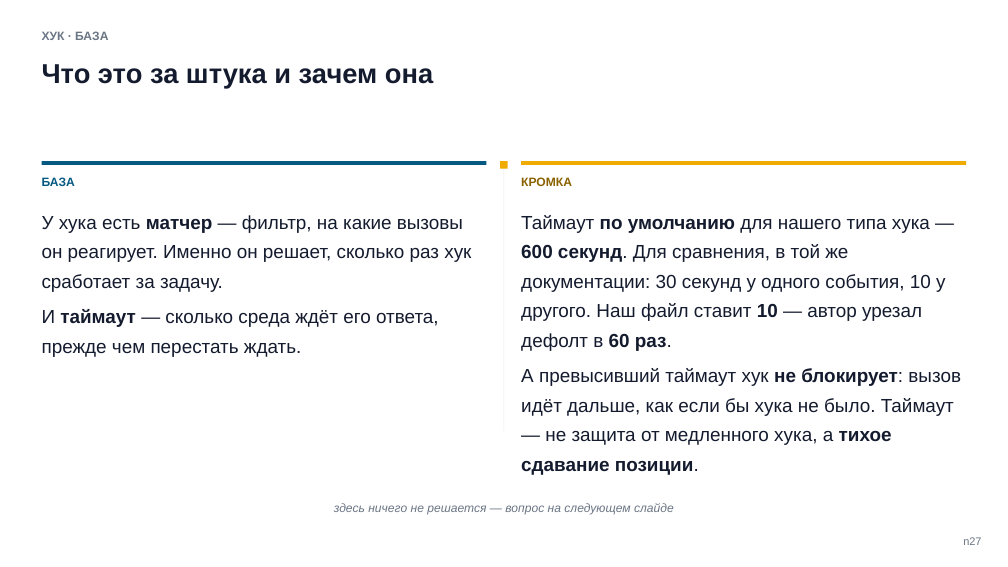
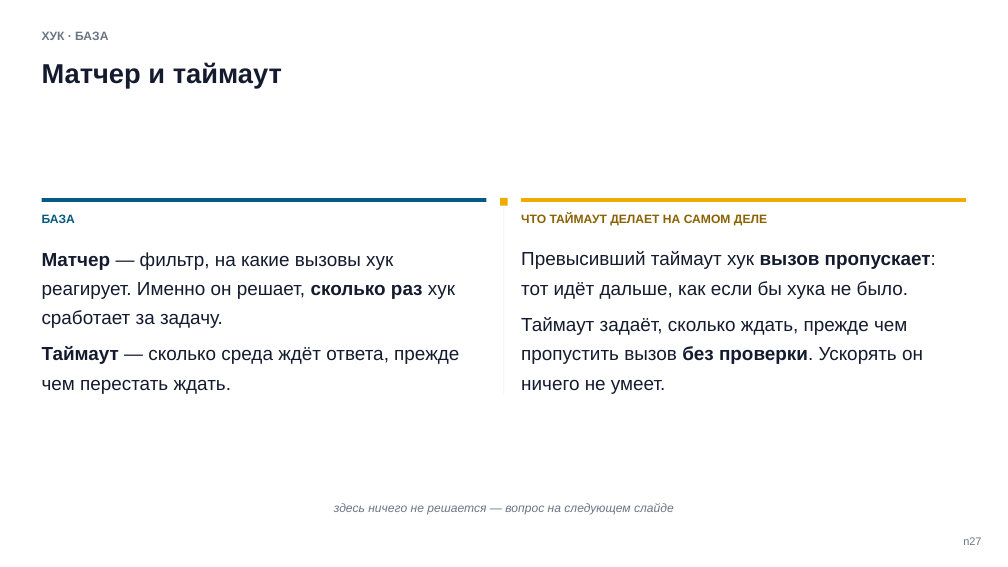
Before and after one commit to tellina-study/AI-usage-lessons, a slide deck: slide 27 of library/seminars/sem-05/rendered/sem-05-n.pptx. Drawn at 1008x567 pixels with LibreOffice and Linux fonts; fonts in the diff are those of the drawing. Boxes give left, top, right and bottom in pixels: in the first picture for what was removed or moved away, otherwise in the second. Text is boxed around its words. In the diff, an @@ line names an element or a change of style, - is before the commit and + after.

Commit message:
Хуки после прожарки: провал кейса 2 перенацелен на выбранную клетку, три Такта Б под норму, слово «кромка» снято, время перераспределено #211

```diff
--- a/library/seminars/sem-05/rendered/sem-05-n.pptx
+++ b/library/seminars/sem-05/rendered/sem-05-n.pptx
@@ text at <box>42,62,282,88</box>: text changed @@
-Что это за штука и зачем она
+Матчер и таймаут
@@ 3 rectangles, 1 text: place and size @@
-3 rectangles, 1 text at <box>42,161,966,186</box>
+3 rectangles, 1 text at <box>42,198,966,223</box>
@@ rectangle: place and size @@
-rectangle at <box>504,161,504,431</box>
+rectangle at <box>504,198,504,394</box>
@@ text at <box>521,213,767,225</box>: text changed @@
-КРОМКА
+ЧТО ТАЙМАУТ ДЕЛАЕТ НА САМОМ ДЕЛЕ
@@ text at <box>42,252,459,394</box>: text changed @@
-У хука есть матчер — фильтр, на какие вызовы он реагирует. Именно он решает, сколько раз хук сработает за задачу.
-И таймаут — сколько среда ждёт его ответа, прежде чем перестать ждать.
+Матчер — фильтр, на какие вызовы хук реагирует. Именно он решает, сколько раз хук сработает за задачу.
+Таймаут — сколько среда ждёт ответа, прежде чем перестать ждать.
@@ text at <box>521,251,936,394</box>: text changed @@
-Таймаут по умолчанию для нашего типа хука — 600 секунд. Для сравнения, в той же документации: 30 секунд у одного события, 10 у другого. Наш файл ставит 10 — автор урезал дефолт в 60 раз.
-А превысивший таймаут хук не блокирует: вызов идёт дальше, как если бы хука не было. Таймаут — не защита от медленного хука, а тихое сдавание позиции.
+Превысивший таймаут хук вызов пропускает: тот идёт дальше, как если бы хука не было.
+Таймаут задаёт, сколько ждать, прежде чем пропустить вызов без проверки. Ускорять он ничего не умеет.
```
Also in this commit, not shown: 4 other slides changed, 1 slide added, 1 slide removed, 17 other files.
